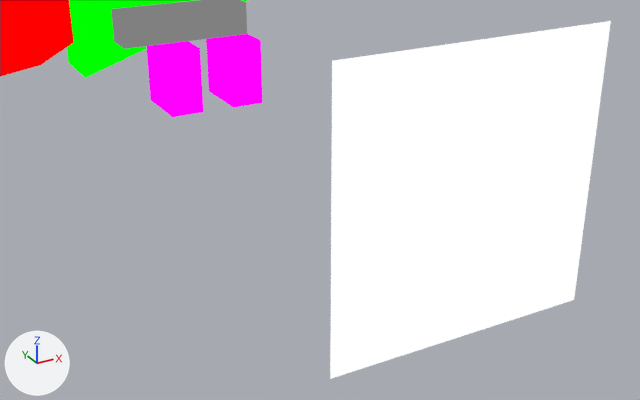
Before and after pictures for a commit that changed the Blender file assets-source/blender/motion/dimorphodon-roar.blend.
Rendered twice from a 50 mm lens placed at (42.57, -33.57, 17.48), pointed at (44.84, -29.45, 15.42). The lights are fixed; the arrows at lower left show +X, +Y and +Z. The older version comes first.

In view in the first picture: 'DinoTycoon_Motion_dimorphodon_roar_beak', 'DinoTycoon_Motion_dimorphodon_roar_eye', 'DinoTycoon_Motion_dimorphodon_roar_fang33', 'DinoTycoon_Motion_dimorphodon_roar_fang35', 'DinoTycoon_Motion_dimorphodon_roar_head', 'DinoTycoon_Motion_dimorphodon_roar_mouth'.
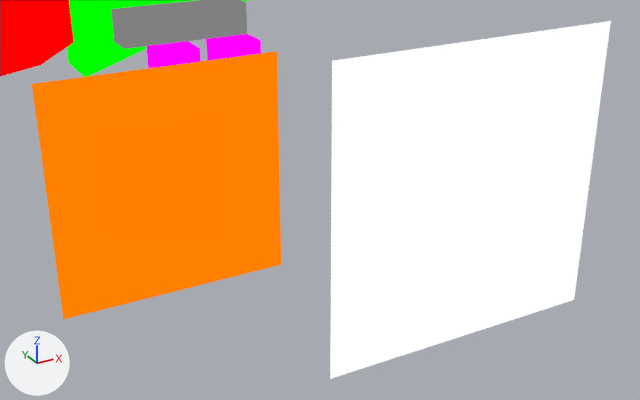
Boxes (x1, y1, x2, y2) around the edits, measured in the pictures (640 x 400 px):
'DinoTycoon_Motion_dimorphodon_roar_eye_white', added (orange)
    after: (32, 51, 281, 320)
'DinoTycoon_Motion_dimorphodon_roar_fang33', unchanged, covered by the edit
    before: (146, 41, 203, 117)
    after: (146, 41, 201, 68)
'DinoTycoon_Motion_dimorphodon_roar_fang35', unchanged, covered by the edit
    before: (206, 34, 262, 107)
    after: (206, 34, 261, 61)

Patch to the scene script:
```diff
--- a/assets-source/blender/motion/dimorphodon-roar.blend.py
+++ b/assets-source/blender/motion/dimorphodon-roar.blend.py
@@ mat_dinotycoon_role_y @@
+mat_dinotycoon_role_y = emission_material('DinoTycoon_Role_Y')
+mat_dinotycoon_role_y.base_color = (1.0, 0.216, 0.0)  # orange #ff8000
@@ me_dinotycoon_motion_dimorphodon_roar_sample_eye_white @@
+me_dinotycoon_motion_dimorphodon_roar_sample_eye_white.from_pydata([(43.4, -29.0, 16.2), (44.8, -29.0, 16.2), (44.8, -29.0, 14.8), (43.4, -29.0, 14.8), (43.4, -29.0, 16.2), (44.8, -29.0, 16.2), (44.8, -29.0, 14.8), (43.4, -29.0, 14.8)], [], [(3, 2, 1, 0), (4, 5, 6, 7), (0, 1, 5, 4), (1, 2, 6, 5), (2, 3, 7, 6), (3, 0, 4, 7)])
+me_dinotycoon_motion_dimorphodon_roar_sample_eye_white.materials.append(mat_dinotycoon_role_y)  # orange #ff8000
@@ ob_dinotycoon_motion_dimorphodon_roar_eye_white @@
+ob_dinotycoon_motion_dimorphodon_roar_eye_white = bpy.data.objects.new('DinoTycoon_Motion_dimorphodon_roar_eye_white', me_dinotycoon_motion_dimorphodon_roar_sample_eye_white)
+ob_dinotycoon_motion_dimorphodon_roar_eye_white.location = (0.0, 0.0, 0.0)
```
